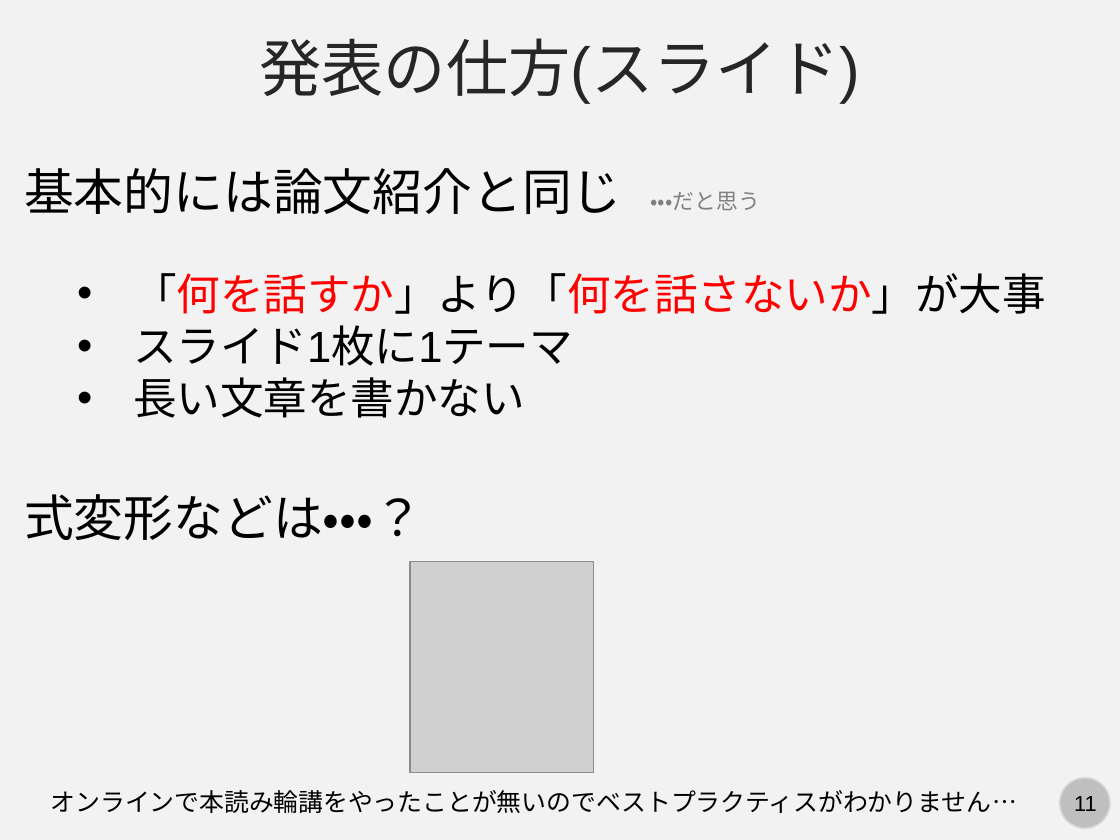
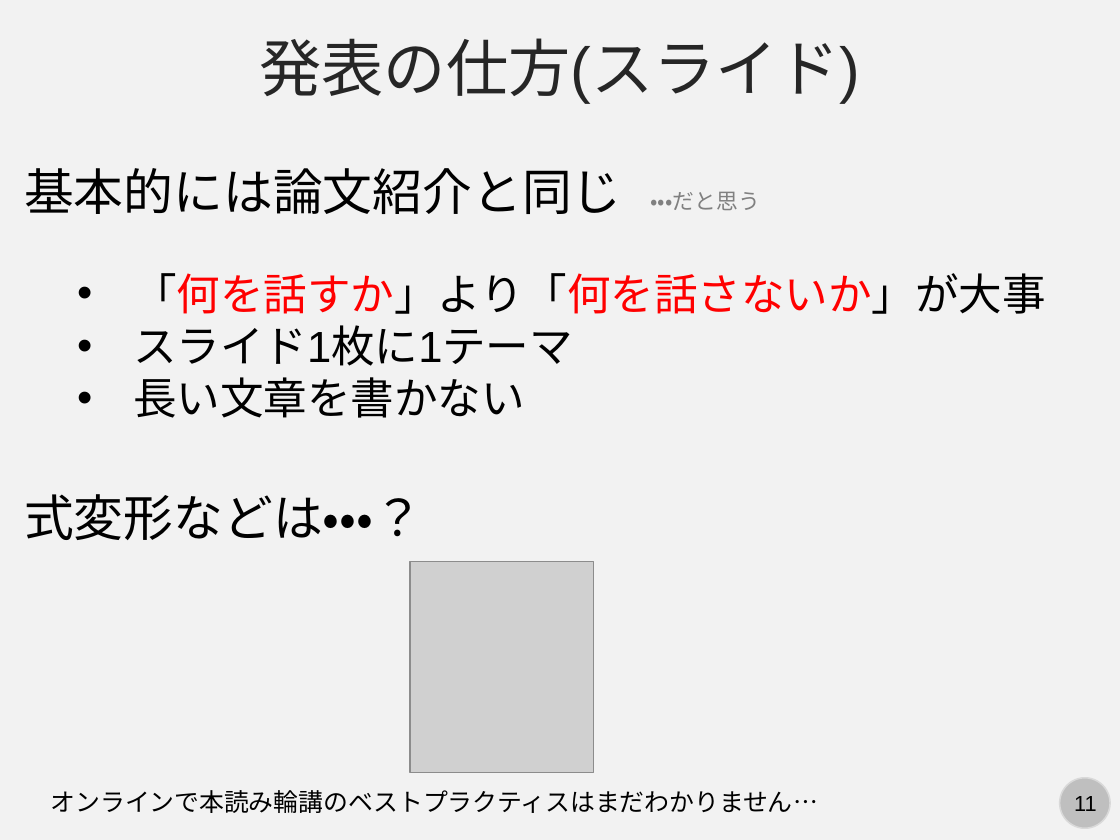
Before and after one commit to kaityo256/lab_startup, a slide deck: slide 11 of bookreading/bookreading.pptx. Drawn at 1120x840 pixels with LibreOffice and Linux fonts; fonts in the diff are those of the drawing; grey boxes stand for pictures. Boxes give left, top, right and bottom in pixels: in the first picture for what was removed or moved away, otherwise in the second. Text is boxed around its words. In the diff, an @@ line names an element or a change of style, - is before the commit and + after.

Commit message:
:memo: bookreading

```diff
--- a/bookreading/bookreading.pptx
+++ b/bookreading/bookreading.pptx
@@ text at (51,790,819,813): text changed @@
-オンラインで本読み輪講をやったことが無いのでベストプラクティスがわかりません…
+オンラインで本読み輪講のベストプラクティスはまだわかりません…
```
